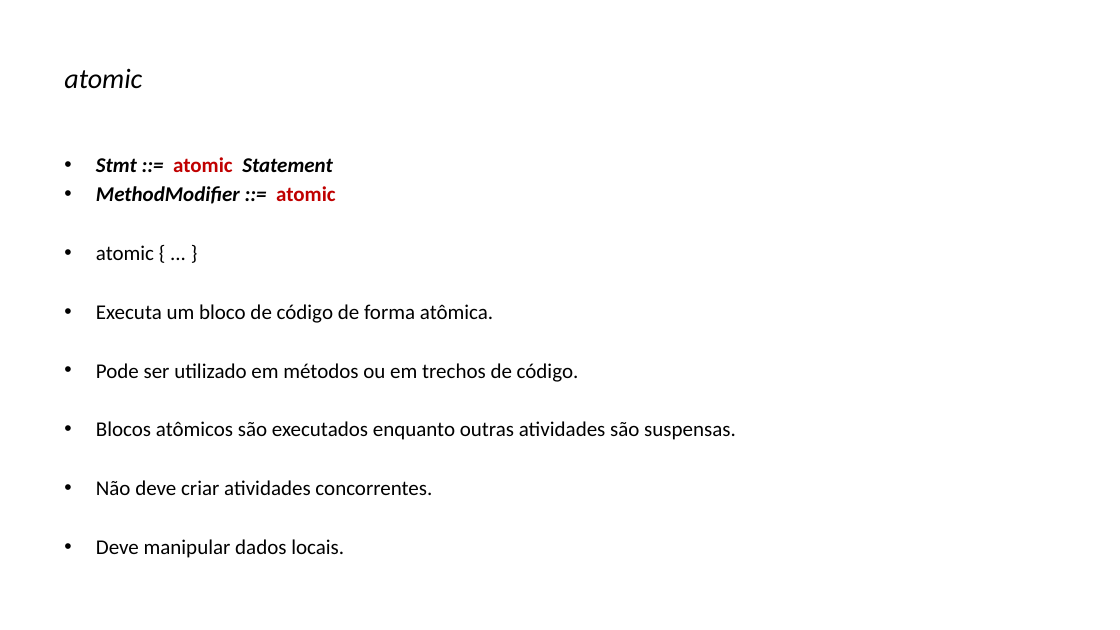
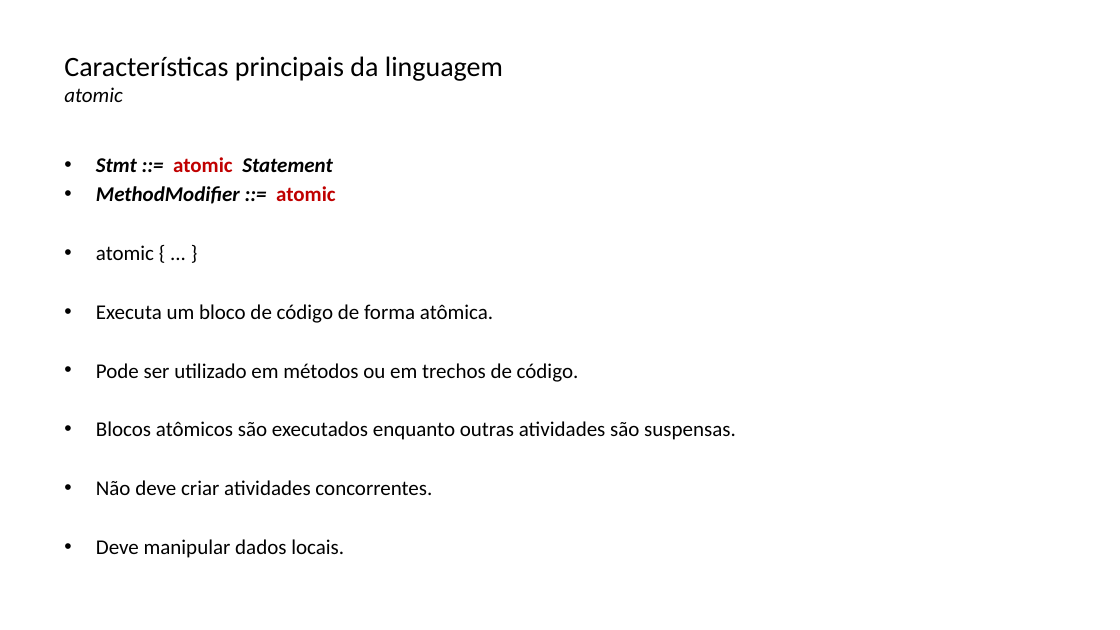
Before and after one commit to lquatrin/inf2591, a slide deck: slide 17 of x10.pptx (slide 16 before the commit). Drawn at 1120x630 pixels with LibreOffice and Linux fonts; fonts in the diff are those of the drawing. Boxes give left, top, right and bottom in pixels: in the first picture for what was removed or moved away, otherwise in the second. Text is boxed around its words. In the diff, an @@ line names an element or a change of style, - is before the commit and + after.

```diff
--- a/x10.pptx
+++ b/x10.pptx
@@ title at bbox=[64, 56, 503, 102]: text changed; italic off @@
-atomic
+Características principais da linguagem
+atomic
```
Also in this commit, not shown: 21 other slides changed, 2 slides added, 1 slide removed, 5 other files.
